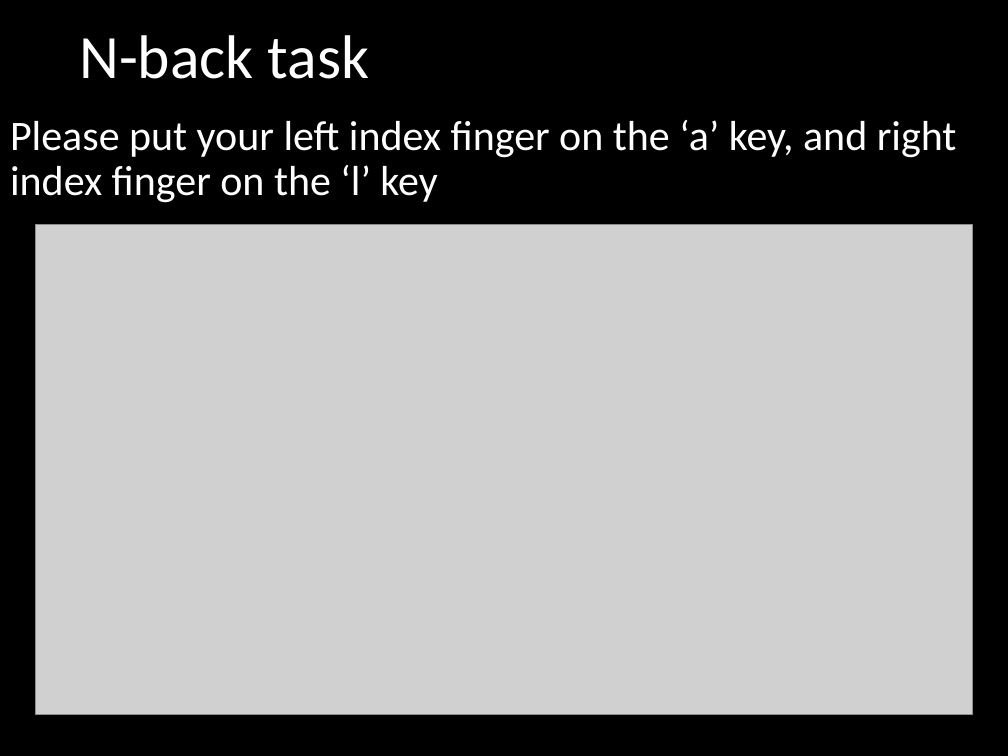
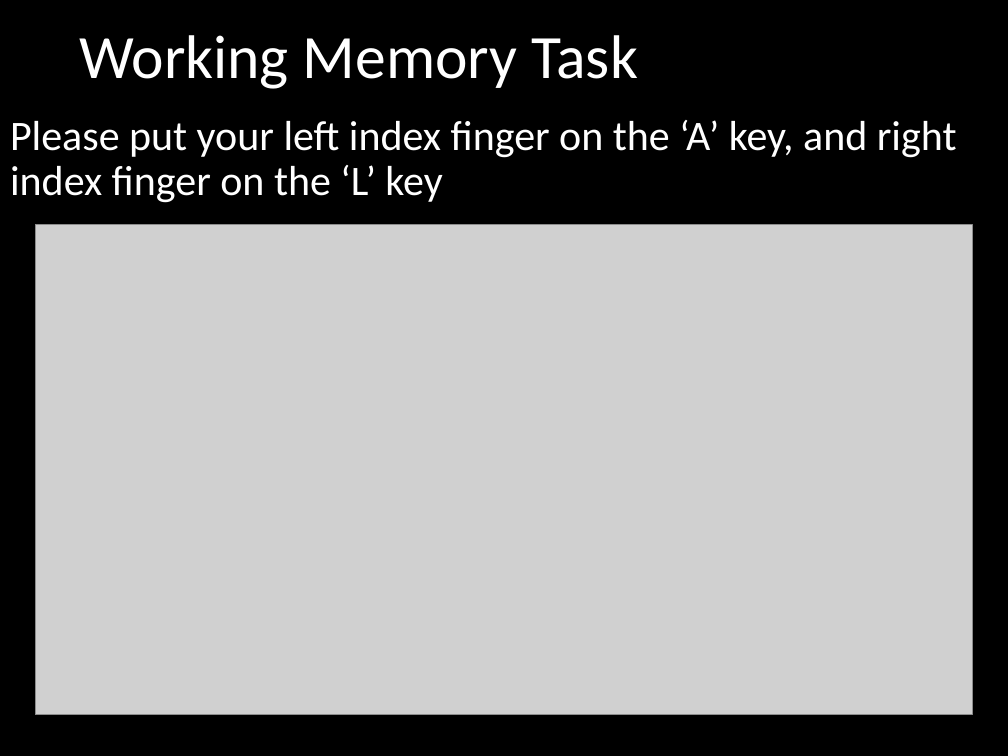
Before and after one commit to winsonfzyang/tanglabinterventions, a slide deck: slide 2 of public/img/WMT/WMT_instructions.pptx. Drawn at 1008x756 pixels with LibreOffice and Linux fonts; fonts in the diff are those of the drawing; grey boxes stand for pictures. Boxes give left, top, right and bottom in pixels: in the first picture for what was removed or moved away, otherwise in the second. Text is boxed around its words. In the diff, an @@ line names an element or a change of style, - is before the commit and + after.

```diff
--- a/public/img/WMT/WMT_instructions.pptx
+++ b/public/img/WMT/WMT_instructions.pptx
@@ title at (x1=79, y1=35, x2=638, y2=89): text changed @@
-N-back task
+Working Memory Task
@@ text at (x1=10, y1=120, x2=957, y2=203): text changed @@
-Please put your left index finger on the ‘a’ key, and right index finger on the ‘l’ key
+Please put your left index finger on the ‘A’ key, and right index finger on the ‘L’ key
```
Also in this commit, not shown: 2 other slides changed, 5 other files.
